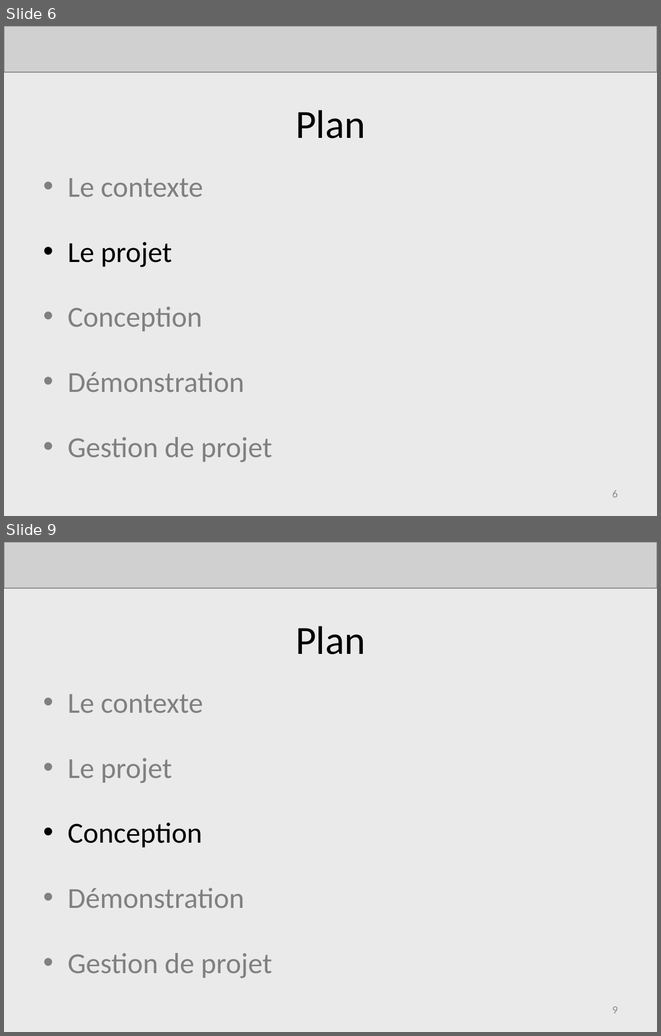
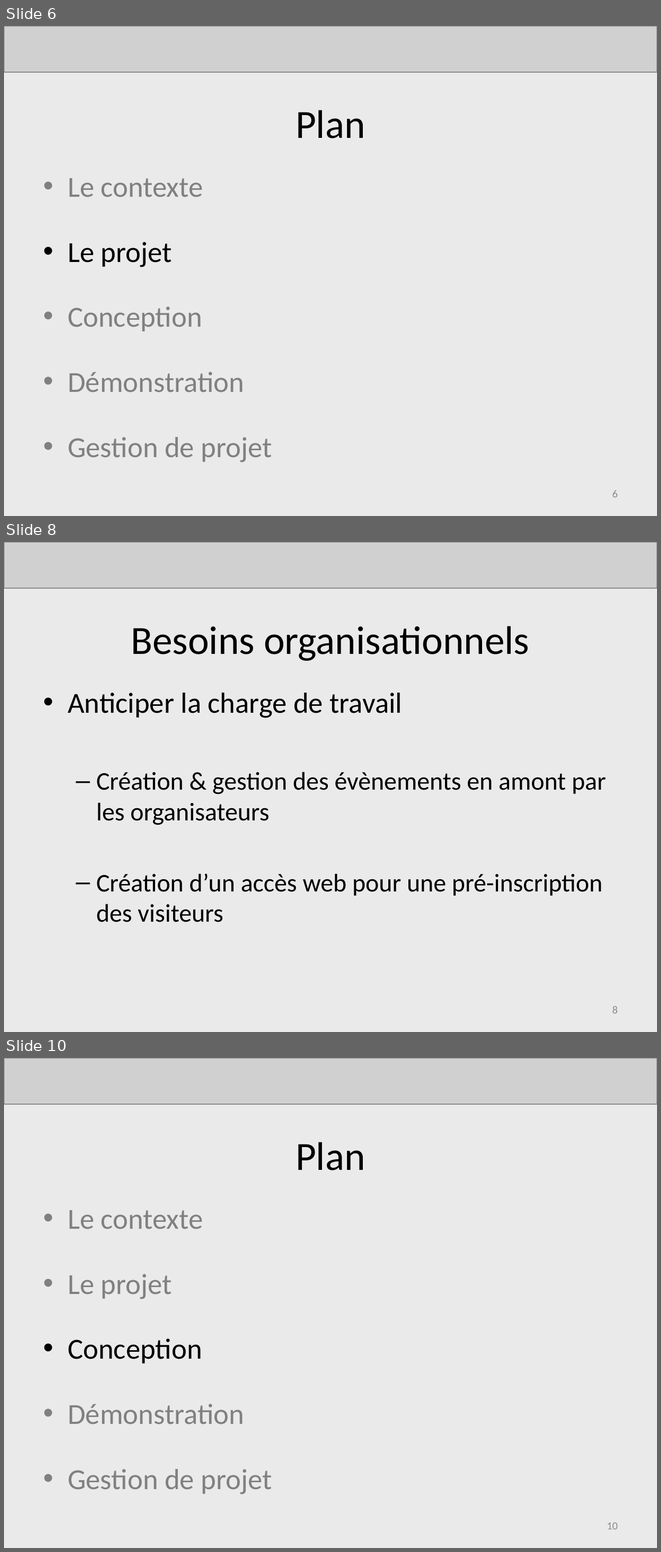
Before and after one commit to AdrienLombard/SimplePass, a slide deck: doc/Présentations/Projet Courchevel - Soutenance finale.pptx. Shown one above the other, each under a label of ours: slides 6 and 9 before the commit, slides 6, 8 and 10 after it; the slides between them are not shown. The pictures are 661x1036 and 661x1552 pixels, drawn with LibreOffice and Linux fonts; fonts in the diff are those of the drawing; grey boxes stand for pictures. Boxes give left, top, right and bottom in pixels: in the first picture for what was removed or moved away, otherwise in the second. Text is boxed around its words. In the diff, an @@ line names an element or a change of style, - is before the commit and + after.

```diff
--- a/doc/Présentations/Projet Courchevel - Soutenance finale.pptx
+++ b/doc/Présentations/Projet Courchevel - Soutenance finale.pptx
@@ slide 8 added at box(4, 542, 657, 1032), background #EAEAEA @@
@@ picture added at box(4, 542, 657, 588) @@
@@ title added at box(131, 626, 529, 661), 44 pt, text #000000 @@
+Besoins organisationnels
@@ text added at box(68, 693, 606, 922), 28 pt, text #000000 @@
+• Anticiper la charge de travail
+  – Création & gestion des évènements en amont par les organisateurs
+  – Création d’un accès web pour une pré-inscription des visiteurs
@@ page number added at box(612, 1006, 618, 1013), 12 pt, text #8C8C8C @@
+8
@@ what was slide 9 is now slide 10 @@
@@ page number at box(607, 1522, 618, 1529): text changed @@
-9
+10
```
Also in this commit, not shown: 2 other slides added, 2 slides removed.
